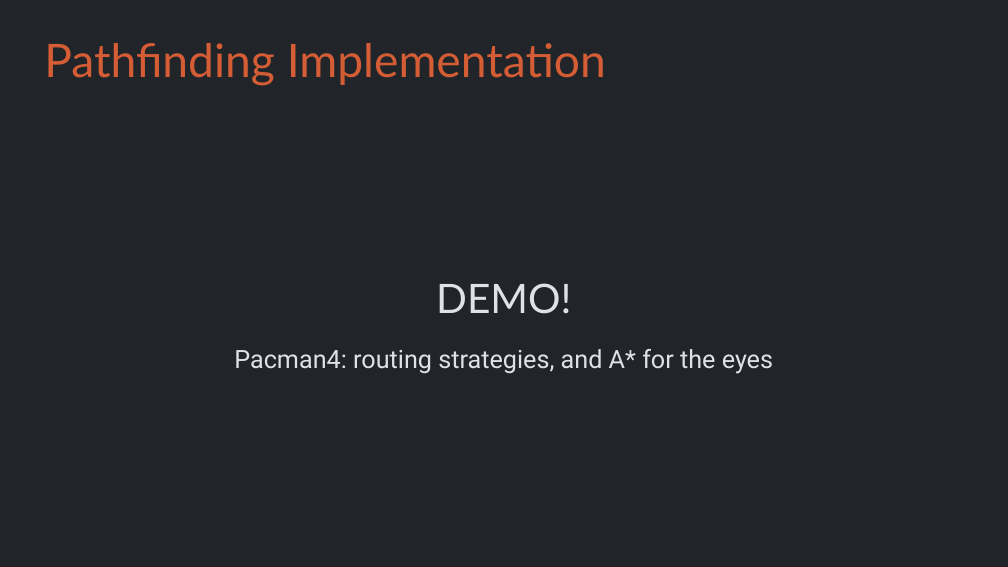
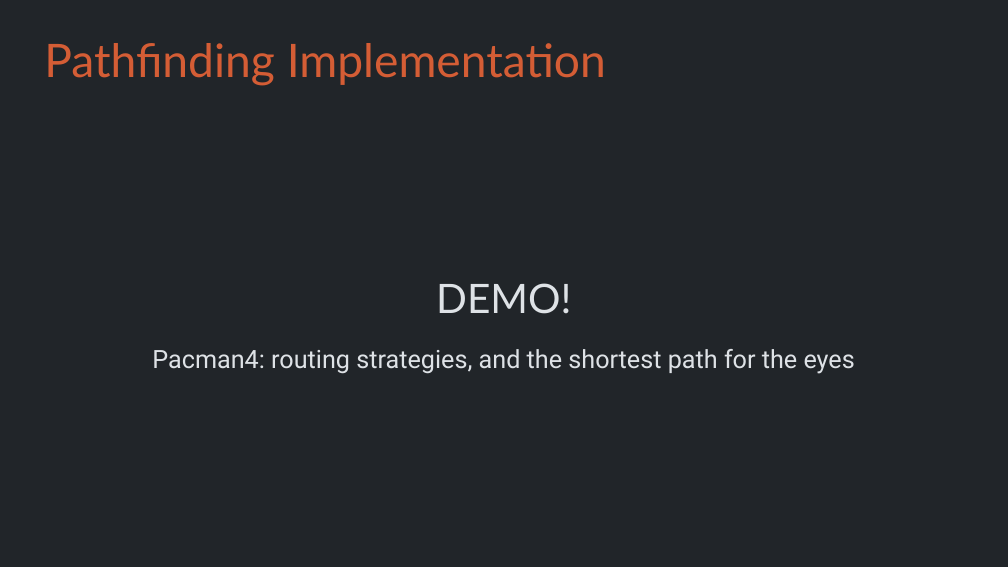
Before and after one commit to Metamate/gar, a slide deck: slide 27 of slides/05 Pac-Man.pptx (slide 29 before the commit). Drawn at 1008x567 pixels with LibreOffice and Linux fonts; fonts in the diff are those of the drawing. Boxes give left, top, right and bottom in pixels: in the first picture for what was removed or moved away, otherwise in the second. Text is boxed around its words. In the diff, an @@ line names an element or a change of style, - is before the commit and + after.

```diff
--- a/slides/05 Pac-Man.pptx
+++ b/slides/05 Pac-Man.pptx
@@ text at box(152, 349, 855, 374): text changed @@
-Pacman4: routing strategies, and A* for the eyes
+Pacman4: routing strategies, and the shortest path for the eyes
```
Also in this commit, not shown: 6 other slides changed, 2 slides removed, 3 other files.
